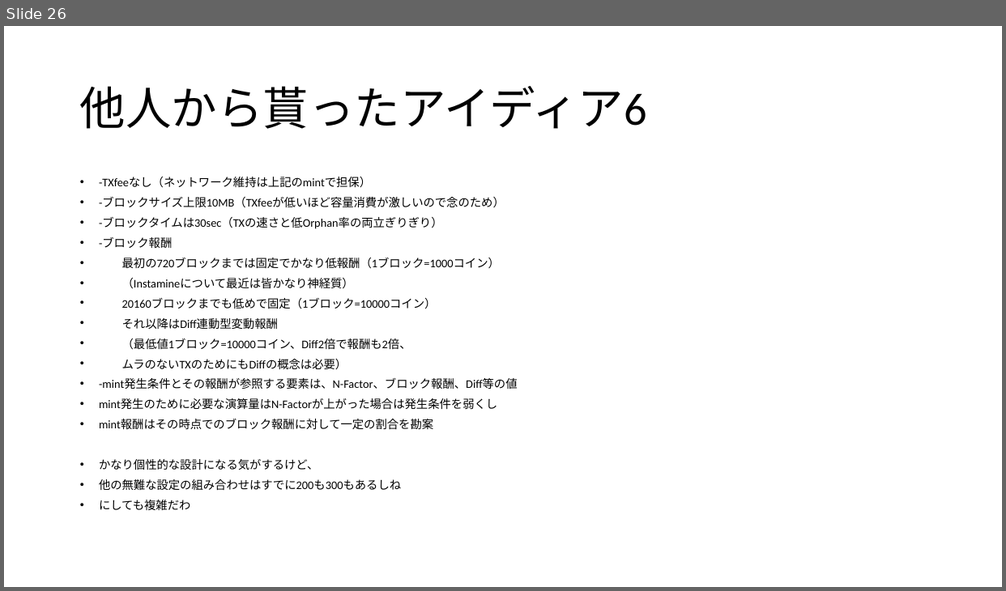
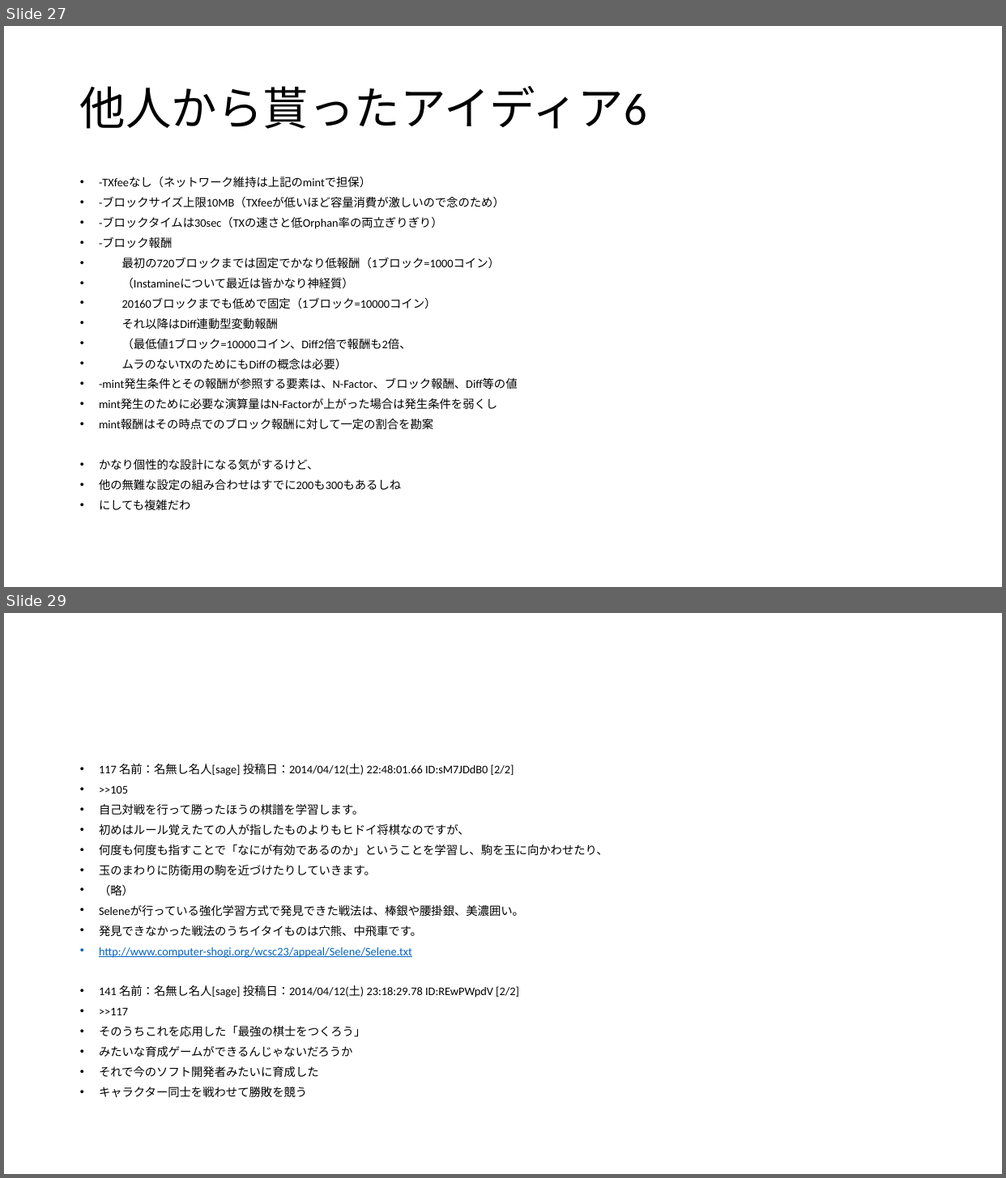
Before and after one commit to pizyumi/CREA, a slide deck: CREA2014/CREACOIN.pptx. Shown one above the other, each under a label of ours: slide 26 before the commit, slides 27 and 29 after it; the slides between them are not shown. The pictures are 1006x591 and 1006x1178 pixels, drawn with LibreOffice and Linux fonts; fonts in the diff are those of the drawing. Boxes give left, top, right and bottom in pixels: in the first picture for what was removed or moved away, otherwise in the second. Text is boxed around its words. In the diff, an @@ line names an element or a change of style, - is before the commit and + after.

```diff
--- a/CREA2014/CREACOIN.pptx
+++ b/CREA2014/CREACOIN.pptx
@@ slide 29 added at (4, 613, 1002, 1174), background #FFFFFF @@
@@ text added at (99, 764, 608, 1097), 11.2 pt, text #000000 @@
+• 117 名前：名無し名人[sage] 投稿日：2014/04/12(土) 22:48:01.66 ID:sM7JDdB0 [2/2]
+• >>105
+• 自己対戦を行って勝ったほうの棋譜を学習します。
+• 初めはルール覚えたての人が指したものよりもヒドイ将棋なのですが、
+• 何度も何度も指すことで「なにが有効であるのか」ということを学習し、駒を玉に向かわせたり、
+• 玉のまわりに防衛用の駒を近づけたりしていきます。
+• （略）
+• Seleneが行っている強化学習方式で発見できた戦法は、棒銀や腰掛銀、美濃囲い。
+• 発見できなかった戦法のうちイタイものは穴熊、中飛車です。
+• http://www.computer-shogi.org/wcsc23/appeal/Selene/Selene.txt
+• 141 名前：名無し名人[sage] 投稿日：2014/04/12(土) 23:18:29.78 ID:REwPWpdV [2/2]
+• >>117
+• そのうちこれを応用した「最強の棋士をつくろう」
+• みたいな育成ゲームができるんじゃないだろうか
+• それで今のソフト開発者みたいに育成した
+• キャラクター同士を戦わせて勝敗を競う
@@ what was slide 26 is now slide 27 @@
```
Also in this commit, not shown: 1 slide changed, 2 other slides added, 4 other files.
